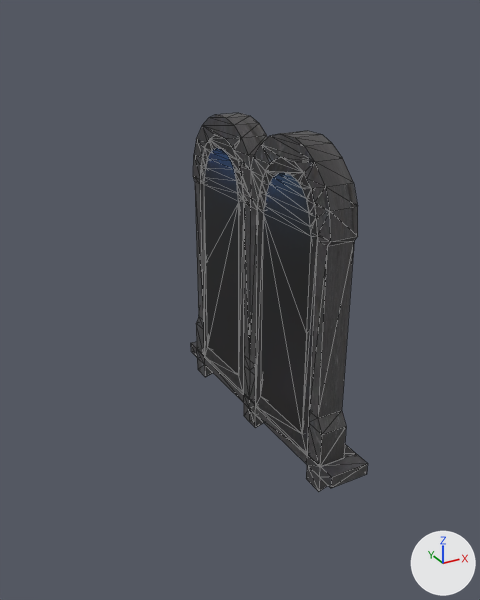
Renders of the glTF model Window.glb from each side of a commit.
Rendered twice from a 50 mm camera at (-2.25, -3.93, 1.9) aimed at (-0.09, 0.0, -0.07). Every picture has the same lights, and +X, +Y and +Z are marked at lower right. The picture after the commit comes second. Mesh edges are drawn as thin lines. Where no turn or scale is listed for an object, it has been applied to the vertices. Vertices at exactly the same position are counted once.
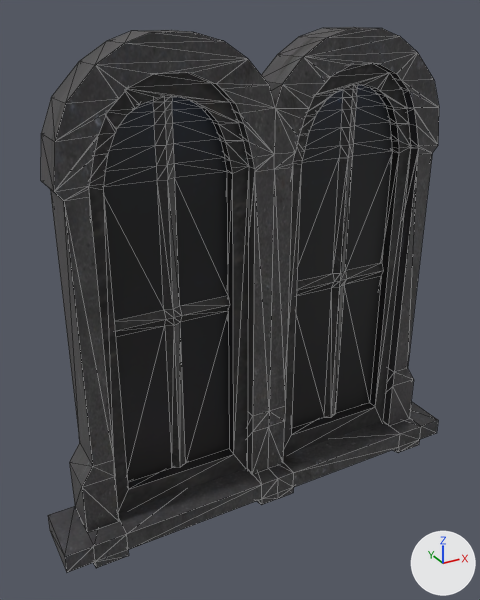
The change, as a list of edits to the scene's bpy script:
```text
Change me_window_cube_007:
    used by ob_cube_004; parent = ob_window; location = (0.0, 0.0, 0.0); scale = (2.01, 1.0, 1.0)
    remove me_window_cube_007.from_pydata(...)  # 142 vertices, 276 faces; spans x 0.0..0.06, y -0.74..0.74, z -0.82..0.95
    add me_window_cube_007.from_pydata(...)  # 486 vertices, 1020 faces; spans x 0.0..0.15, y -1.1..1.1, z -1.15..1.19
    me_window_cube_007 part 1: a new loose piece of 174 vertices spanning x 0.0..0.1, y -0.97..0.97, z -0.95..1.19, in mat_material_004 (picture img_image_0)
    me_window_cube_007 part 2: a new loose piece of 50 vertices spanning x 0.0..0.15, y -1.1..1.1, z -1.15..-0.94, in mat_material_004 (picture img_image_0)
    me_window_cube_007 part 3
    61 vertices are added at x 0.0..0.07, y -0.81..0.81, z -0.96..1.04
    33 new vertices lie (0.07, 0.0, 0.0) away from vertices in x 0.0, y -0.74..0.74, z -0.82..0.95
    6 new vertices lie (0.0, 0.03, 0.07) away from vertices in x 0.0..0.07, y -0.79..0.21, z 0.76
    6 new vertices lie (0.0, -0.03, 0.07) away from vertices in x 0.0..0.07, y -0.21..0.79, z 0.76
    14 new vertices lie (0.07, 0.0, 0.0) away from vertices in x 0.0, y -0.81..0.81, z -0.96..1.04
    304 new faces join them
Remove ob_cube_002:
    ob_cube_002 = bpy.data.objects.new('Cube_002', me_window_cube_005)
    ob_cube_002.location = (0.0, 0.0, 0.0)
Remove ob_cube_003:
    ob_cube_003 = bpy.data.objects.new('Cube_003', me_window_cube_006)
    ob_cube_003.location = (0.0, 0.0, 0.0)
Change ob_cube_004:
    ob_cube_004.rotation_euler: (0.0, 0.0, 0.0) -> (0.0, 0.0, -1.571)  # degrees (0, 0, 0) -> degrees (0, 0, -90)
    ob_cube_004.scale: (2.01, 1.0, 1.0) -> (3.01, 1.5, 1.5)
Remove ob_cube:
    ob_cube = bpy.data.objects.new('Cube', me_window_cube)
    ob_cube.location = (0.1, 0.0, -0.387)
```

Location of each change, (x1, y1, x2, y2) in pixels of the pictures (480 x 600 px):
'Cube_004', reshaped, turned, rescaled
    before: (204, 148, 311, 434)
    after: (41, 27, 439, 572)
'Cube', deleted
    before: (193, 113, 358, 467)
'Cube_002', deleted
    before: (200, 135, 318, 454)
'Cube_003', deleted
    before: (191, 341, 368, 492)
part 1 of me_window_cube_007, added
    after: (41, 27, 439, 532)
part 2 of me_window_cube_007, added
    after: (48, 402, 438, 572)
part 3 of me_window_cube_007, added
    after: (89, 64, 411, 513)
